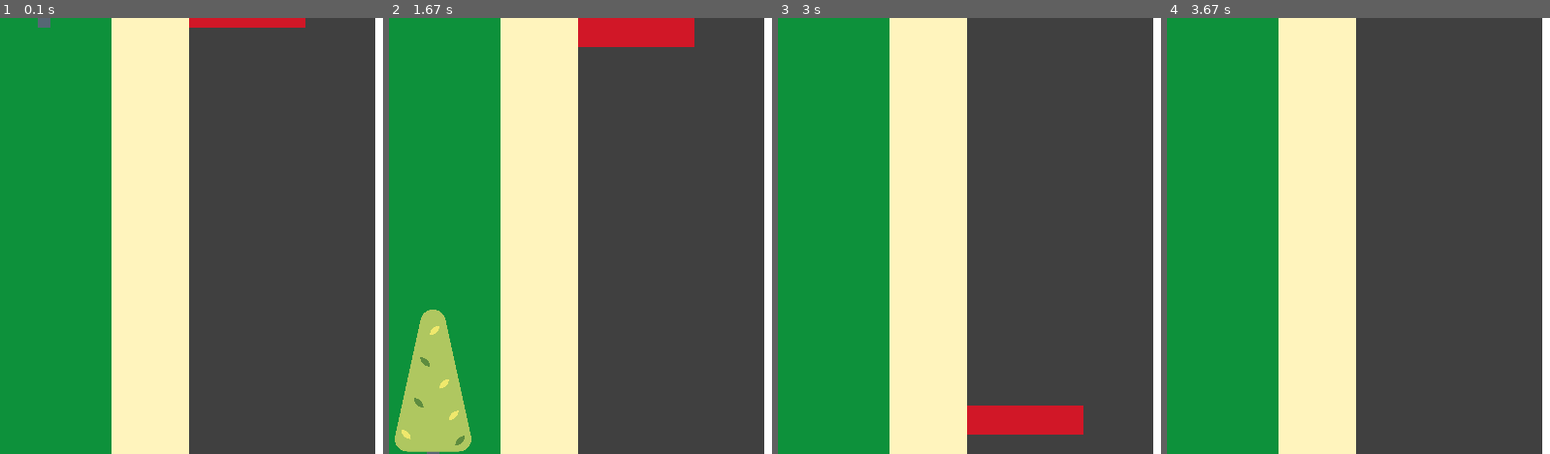
Above: before the commit, frames 1-4 (left to right).
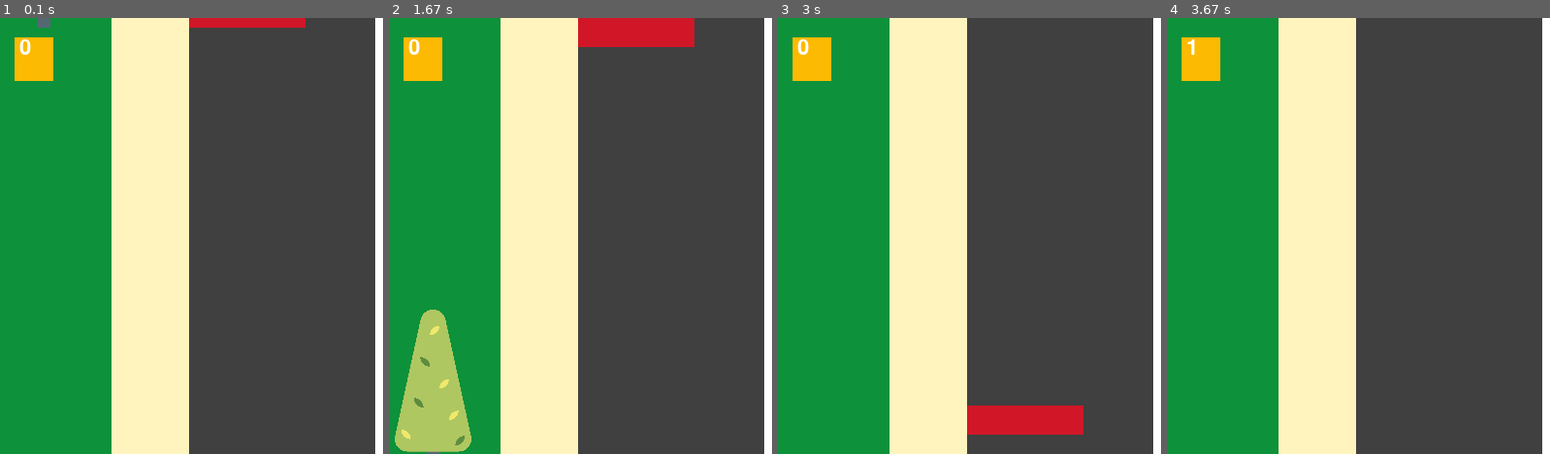
Above: after the commit, the same moments.

Repository: 100ballovby/tuesday_start_2122
Game: pygame game, started from 23_lesson_1503/06_racing_score.py
Same seed, same stepped clock (60 frames per second), same inputs: the game is played once before the commit and once after it.
Inputs:
- Up to frame 1 (0.1 s): no input
- Up to frame 2 (1.67 s): hold Right 0.33-0.8 s; hold Right 0.83-1.3 s; hold Left from 1.33 s (still down)
- Up to frame 3 (3 s): release Left at 1.87 s; hold Left 1.9-2.3 s; hold Right 2.33-2.97 s
- Up to frame 4 (3.67 s): hold Left 3-3.47 s; hold Right from 3.5 s (still down)
The pictures show only the part of the screen within x 0-50%, y 0-50%; the shares and areas given below are measured in that part.

The runs differ from the first frame. In frame 1, 1.0% of the frame differs, in the area x 3-14%, y 4-15%; in frame 2, 1.0%; in frame 3, 1.0%; in frame 4, 1.0%.

Commit message:
Adding score counting

Diff:
--- a/23_lesson_1503/06_racing_score.py
+++ b/23_lesson_1503/06_racing_score.py
@@ -20,11 +20,28 @@
         obj.left = l_side.right + 5  # отодвинуть машину от левой обочины
 
 
+def show_text(surf, text, x, y, size, col):
+    """
+    Функция будет отображать текст на экране.
+    :param surf: Поверхность, на которой отображается текст
+    :param text: текст
+    :param x: координаты отображения
+    :param y: координаты отображения
+    :param size: размер шрифта
+    :param col: цвет
+    :return: None
+    """
+    pg.font.init()
+    font = pg.font.SysFont('comicsans', size)
+    txt = font.render(f'{text}', True, col)
+    surf.blit(txt, [x, y])
+
 WHITE = (255, 255, 255)
 GREEN = (13, 145, 59)
 GRAY = (64, 64, 64)
 SAND = (255, 244, 189)
 RED = (209, 23, 39)
+ORANGE = (252, 186, 3)
 
 W = 800
 H = 900
@@ -37,6 +54,7 @@
 road.center = W // 2, H // 2
 border_left = pg.Rect(road.x - W * 0.1, 0, W * 0.1, H)
 border_right = pg.Rect(road.right, 0, W * 0.1, H)
+score_rect = pg.Rect(20, 20, W * 0.05, H * 0.05)
 
 road_width = road.width  # сохраняю ширину дороги
 paddle = pg.Rect(road.x, -30, road_width * 0.3, 30)
@@ -66,6 +84,7 @@
 
 car_speed = 0  # начальная скорость машины
 angle = 0  # угол поворота машины
+score = 0  # количество очков в начале игры
 
 finished = False
 while not finished:
@@ -98,6 +117,8 @@
     rect(screen, WHITE, [(W // 2) - (W * 0.01), 0, W * 0.02, H])  # линия разметки дороги
     rect(screen, RED, paddle)  # препятствие № 1
     rect(screen, RED, paddle2)  # препятствие № 2
+    rect(screen, ORANGE, score_rect)  # поле отображения очков в игре
+    show_text(screen, score, score_rect.x + 5, score_rect.y, 32, WHITE)  # очки
 
     screen.blit(car, car_rect)  # отображаю картинку с машиной
     screen.blit(tree1, tree1_rect)
@@ -118,6 +139,7 @@
         else:
             paddle.right = road.right  # третья дорожка
         paddle.y = -40  # поднять препятствие наверх
+        score += 1
     if paddle2.top >= H:  # если препятствие упало вниз
         x = r.randint(1, 3)  # сгенерировать случайное число
         if x == 1:
@@ -127,6 +149,7 @@
         else:
             paddle2.right = road.right  # третья дорожка
         paddle2.y = paddle.y - H // 2  # поднять препятствие наверх
+        score += 1
 
     tree1_rect.y += 10
     tree2_rect.y += 10
